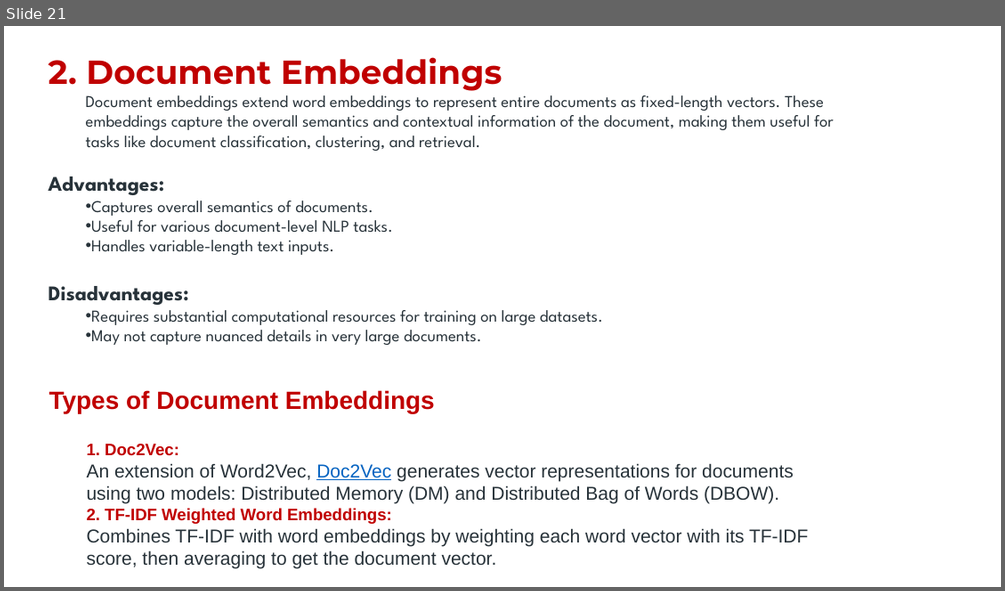
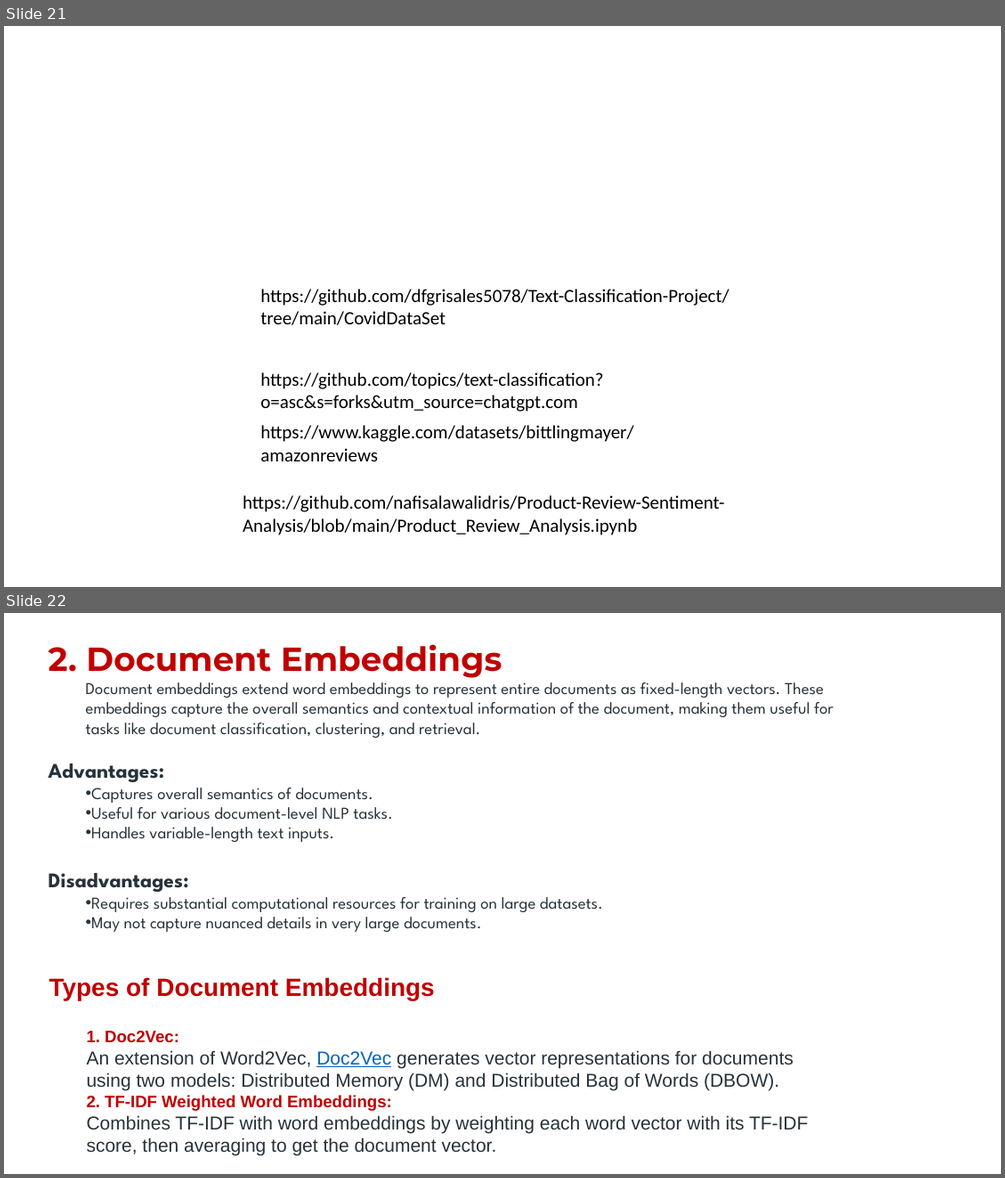
Before and after one commit to shahil04/ds_materials, a slide deck: 9.Deep_learning/class_11.1_text_vectorizarion_sentiment_analysis.pptx. Shown one above the other, each under a label of ours: slide 21 before the commit, slides 21 and 22 after it. The pictures are 1005x591 and 1005x1178 pixels, drawn with LibreOffice and Linux fonts; fonts in the diff are those of the drawing. Boxes give left, top, right and bottom in pixels: in the first picture for what was removed or moved away, otherwise in the second. Text is boxed around its words. In the diff, an @@ line names an element or a change of style, - is before the commit and + after.

```diff
--- a/9.Deep_learning/class_11.1_text_vectorizarion_sentiment_analysis.pptx
+++ b/9.Deep_learning/class_11.1_text_vectorizarion_sentiment_analysis.pptx
@@ slide 21 added at bbox=[4, 26, 1001, 587], background #FFFFFF @@
@@ text added at bbox=[260, 289, 728, 325], 18 pt, text #000000 @@
+https://github.com/dfgrisales5078/Text-Classification-Project/tree/main/CovidDataSet
@@ text added at bbox=[260, 372, 603, 411], 18 pt, text #000000 @@
+https://github.com/topics/text-classification?o=asc&s=forks&utm_source=chatgpt.com
@@ text added at bbox=[260, 425, 633, 461], 18 pt, text #000000 @@
+https://www.kaggle.com/datasets/bittlingmayer/amazonreviews
@@ text added at bbox=[243, 495, 724, 535], 18 pt, text #000000 @@
+https://github.com/nafisalawalidris/Product-Review-Sentiment-Analysis/blob/main/Product_Review_Analysis.ipynb
@@ what was slide 21 is now slide 22 @@
```
Also in this commit, not shown: 1 slide changed, 17 other files.
